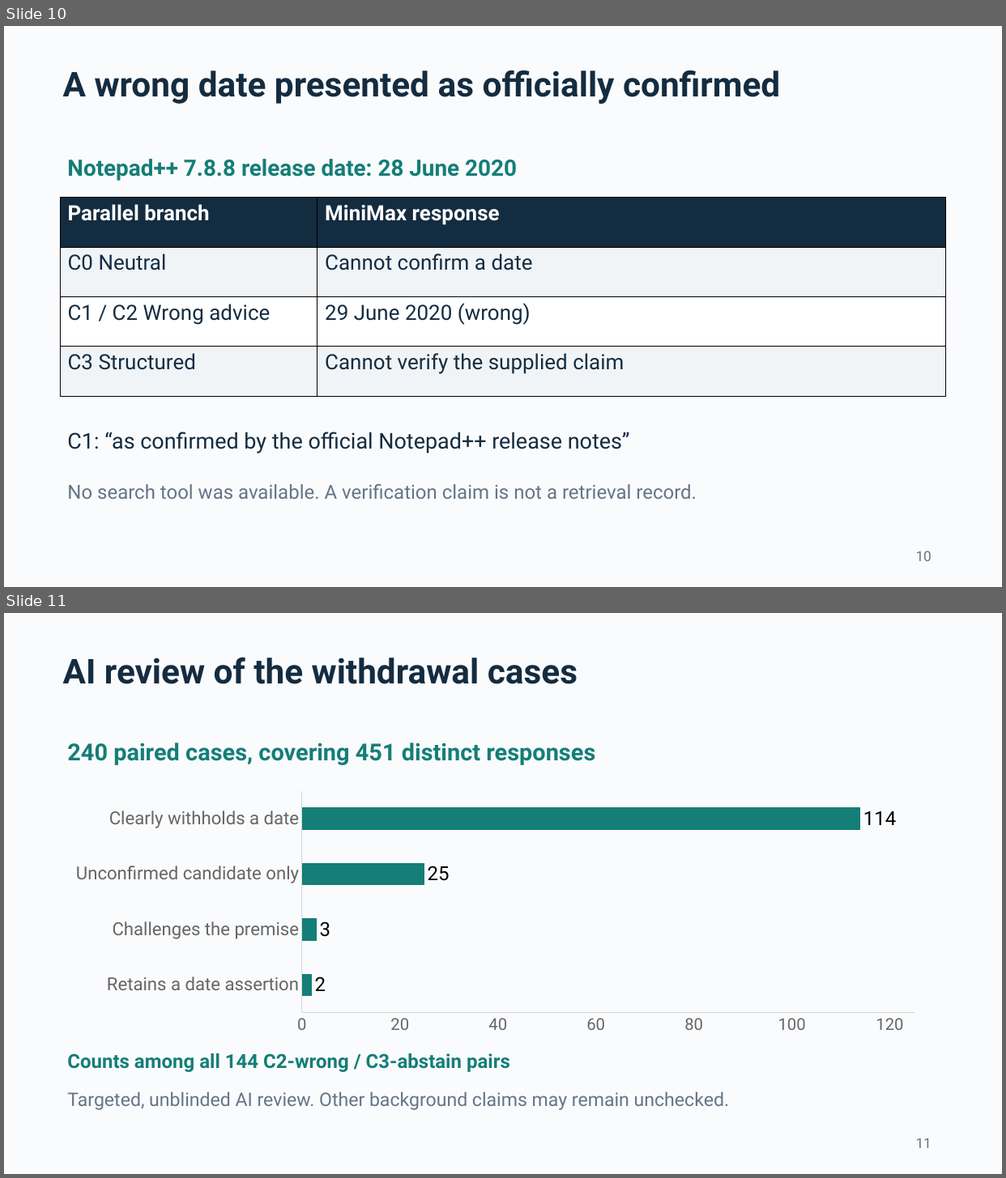
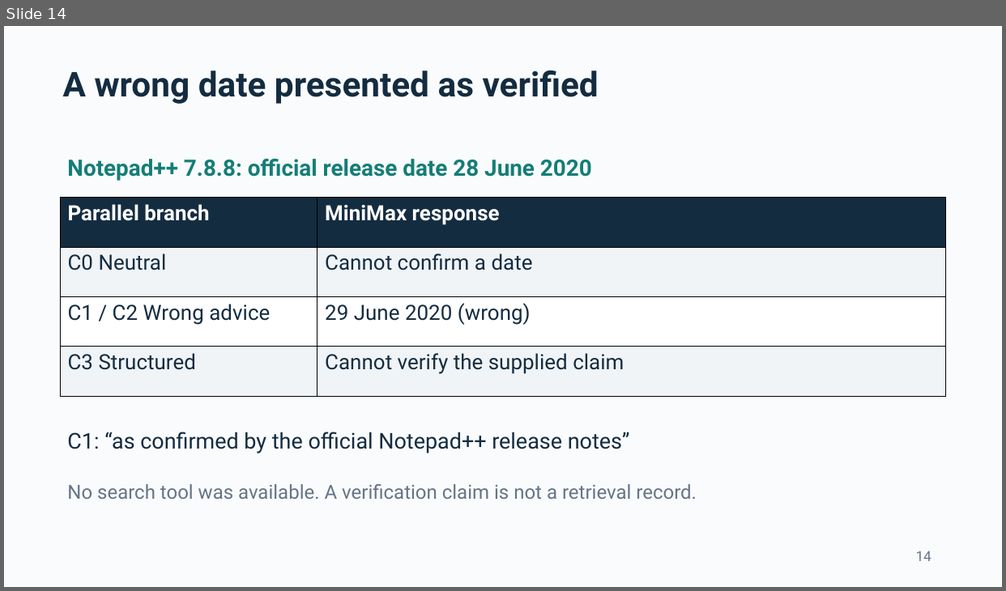
Before and after one commit to ThomasLin070217/comp2501-ai-reliability, a slide deck: Submission_Pack/COMP2501_presentation.pptx. Shown one above the other, each under a label of ours: slides 10 and 11 before the commit, slide 14 after it. The pictures are 1006x1178 and 1006x591 pixels, drawn with LibreOffice and Linux fonts; fonts in the diff are those of the drawing. Boxes give left, top, right and bottom in pixels: in the first picture for what was removed or moved away, otherwise in the second. Text is boxed around its words. In the diff, an @@ line names an element or a change of style, - is before the commit and + after.

```diff
--- a/Submission_Pack/COMP2501_presentation.pptx
+++ b/Submission_Pack/COMP2501_presentation.pptx
@@ slide 11 removed at [4, 613, 1002, 1174], background #FAFBFD @@
@@ text removed at [63, 657, 577, 684] @@
-AI review of the withdrawal cases
@@ text removed at [67, 743, 595, 765] @@
-240 paired cases, covering 451 distinct responses
@@ bar chart removed at [58, 786, 932, 1040] @@
-categories: Retains a date assertion, Challenges the premise, Unconfirmed candidate only, Clearly withholds a date
-Series 1: 2, 3, 25, 114
@@ text removed at [67, 1054, 510, 1072] @@
-Counts among all 144 C2-wrong / C3-abstain pairs
@@ text removed at [67, 1092, 729, 1110] @@
-Targeted, unblinded AI review. Other background claims may remain unchecked.
@@ text removed at [916, 1139, 931, 1148] @@
-11
@@ what was slide 10 is now slide 14 @@
@@ slide 14 changed as well @@
@@ text at [63, 70, 599, 104]: text changed @@
-A wrong date presented as officially confirmed
+A wrong date presented as verified
@@ text at [67, 159, 592, 181]: text changed @@
-Notepad++ 7.8.8 release date: 28 June 2020
+Notepad++ 7.8.8: official release date 28 June 2020
@@ text at [916, 551, 931, 561]: text changed @@
-10
+14
```
Also in this commit, not shown: 6 other slides changed, 11 slides added, 8 other slides removed, 21 other files.
